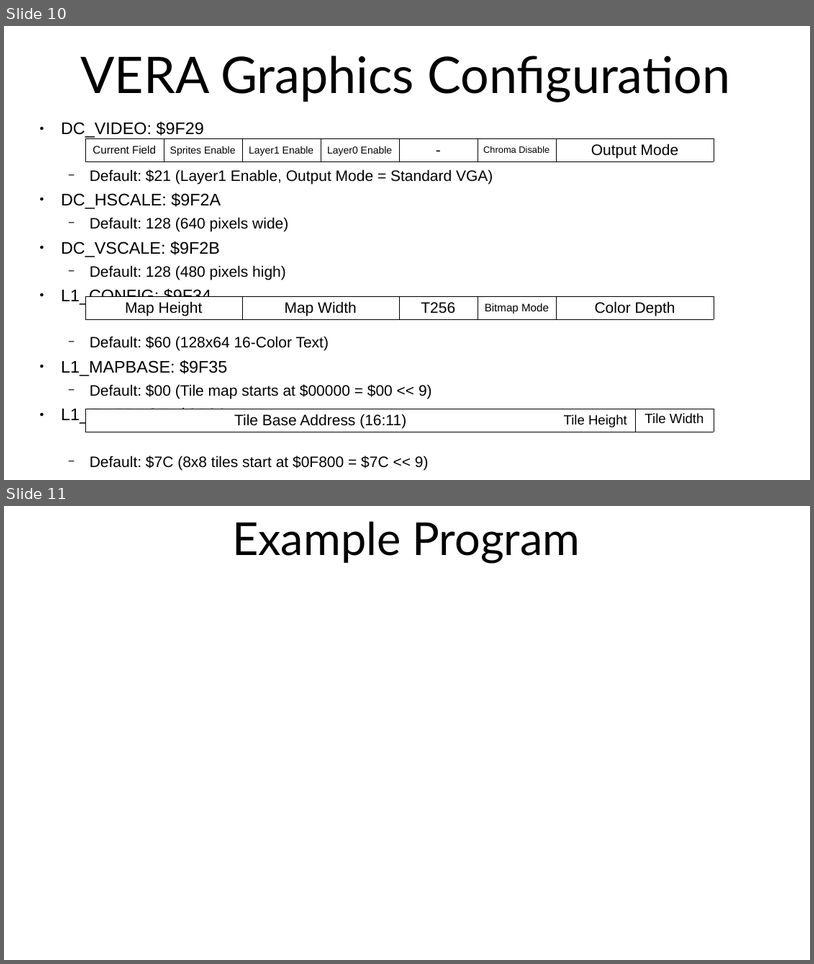
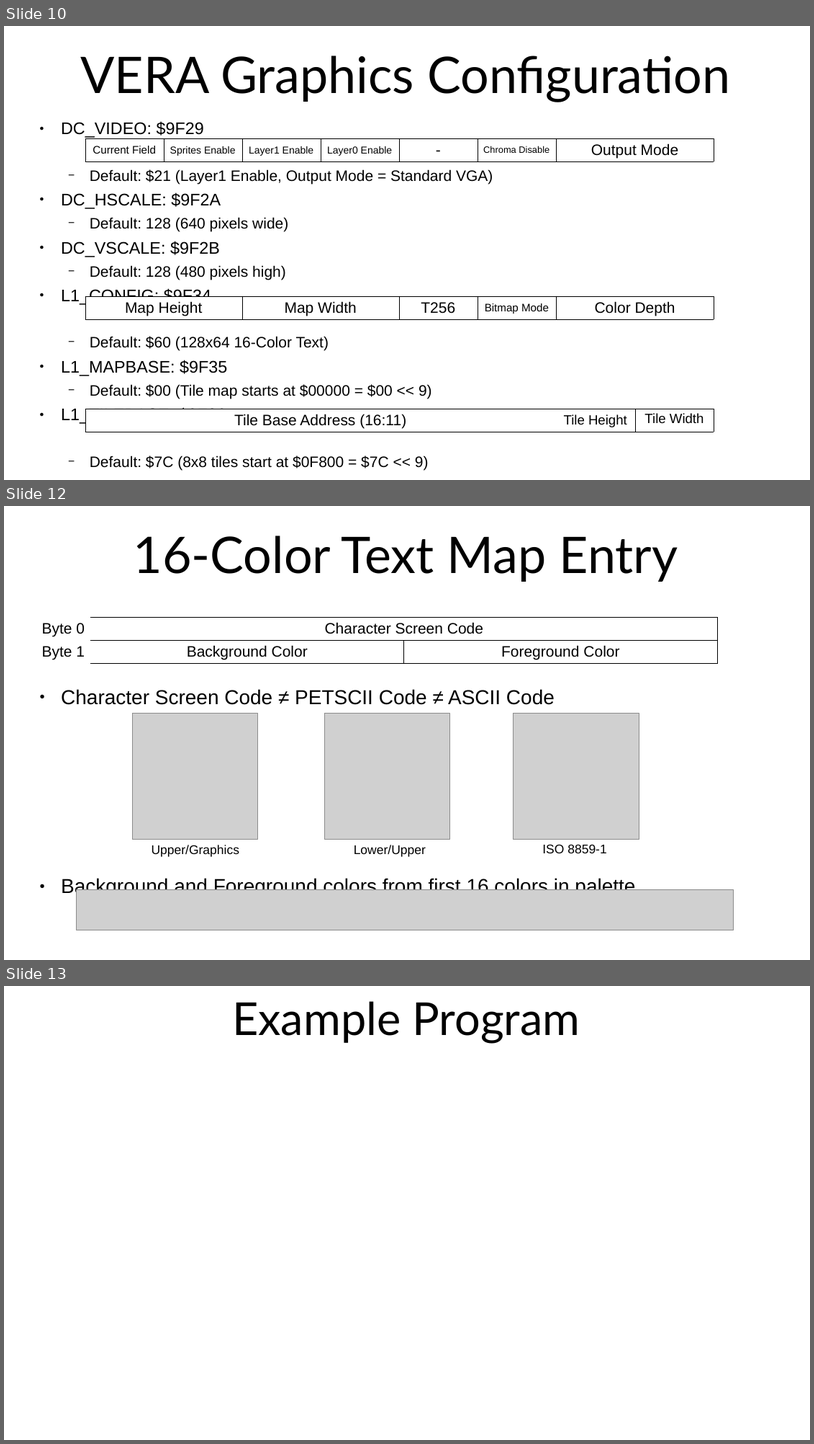
Before and after one commit to SlithyMatt/x16-assembly-tutorial, a slide deck: Lesson9/Lesson9.odp. Shown one above the other, each under a label of ours: slides 10 and 11 before the commit, slides 10, 12 and 13 after it; the slides between them are not shown. The pictures are 814x964 and 814x1444 pixels, drawn with LibreOffice and Linux fonts; fonts in the diff are those of the drawing; grey boxes stand for pictures. Boxes give left, top, right and bottom in pixels: in the first picture for what was removed or moved away, otherwise in the second. Text is boxed around its words. In the diff, an @@ line names an element or a change of style, - is before the commit and + after.

```diff
--- a/Lesson9/Lesson9.odp
+++ b/Lesson9/Lesson9.odp
@@ slide 12 added at [4,506,810,960], background #FFFFFF @@
@@ title added at [133,536,679,582], 60 pt, text #000000 @@
+16-Color Text Map Entry
@@ table added at [28,617,718,663], 2 rows, 3 columns @@
+Byte 0 | Character Screen Code | 
+Byte 1 | Background Color | Foreground Color
@@ text added at [61,689,635,897], 24 pt, text #000000 @@
+● Character Screen Code ≠ PETSCII Code ≠ ASCII Code
+● Background and Foreground colors from first 16 colors in palette
@@ picture added at [132,713,258,839] @@
@@ picture added at [324,713,450,839] @@
@@ picture added at [513,713,639,839] @@
@@ text added at [152,844,239,857], 15 pt, text #000000 @@
+Upper/Graphics
@@ text added at [354,844,426,857], 15 pt, text #000000 @@
+Lower/Upper
@@ text added at [543,844,607,853], 15 pt, text #000000 @@
+ISO 8859-1
@@ picture added at [77,889,734,929] @@
@@ what was slide 11 is now slide 13 @@
```
Also in this commit, not shown: 1 other slide added.
